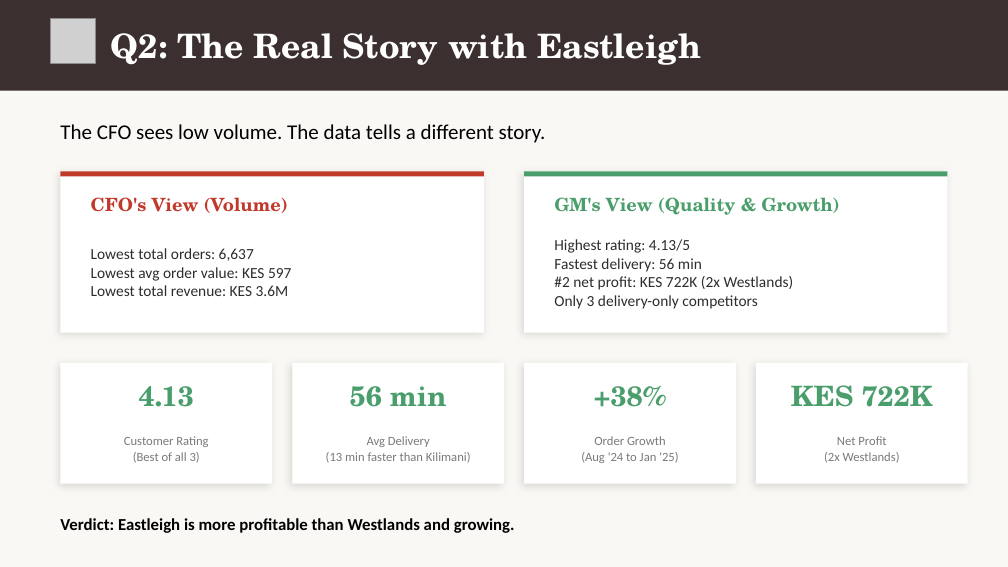
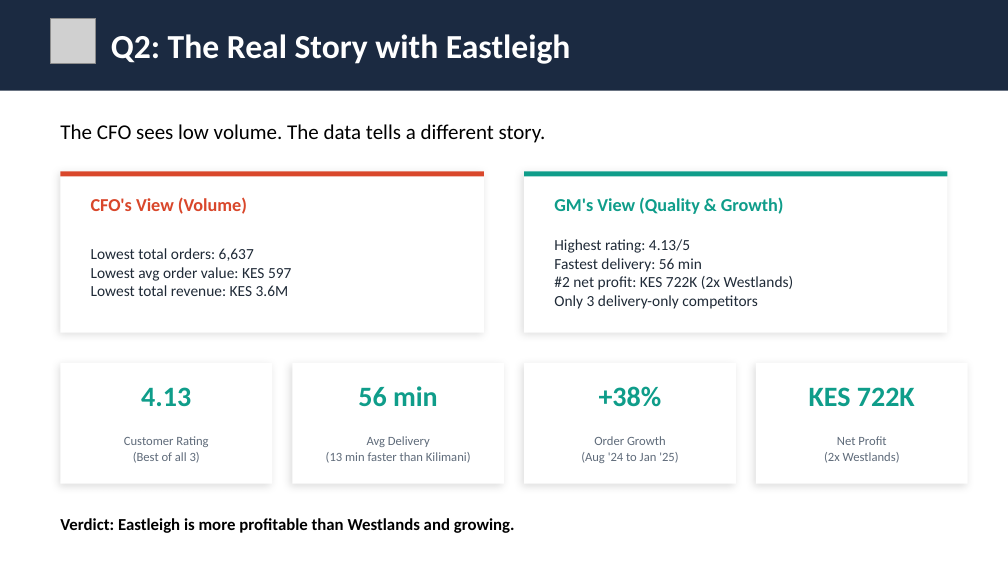
Before and after one commit to Diana-Injelwa/Quickbites-Case-Study, a slide deck: slide 5 of Quickbites Analysis.pptx. Drawn at 1008x567 pixels with LibreOffice and Linux fonts; fonts in the diff are those of the drawing; grey boxes stand for pictures. Boxes give left, top, right and bottom in pixels: in the first picture for what was removed or moved away, otherwise in the second. Text is boxed around its words. In the diff, an @@ line names an element or a change of style, - is before the commit and + after.

```diff
--- a/Quickbites Analysis.pptx
+++ b/Quickbites Analysis.pptx
@@ background #FAF8F5 to #FFFFFF @@
@@ rectangle at box(0, 0, 1008, 91): fill #3B2F2F to #1B2A41 @@
@@ text "Q2: The Real Story with ..." at box(111, 34, 571, 64): font TeX Gyre Schola to Calibri @@
@@ rectangle at box(60, 171, 484, 176): fill #C0392B to #D9472B @@
@@ rectangle at box(524, 171, 948, 176): fill #4A9E6B to #0F9D8A @@
@@ text "CFO's View (Volume)" at box(91, 197, 247, 214): font TeX Gyre Schola to Calibri, text colour #C0392B to #D9472B @@
@@ font TeX Gyre Schola to Calibri, text colour #4A9E6B to #0F9D8A in 5 elements at box(554, 197, 784, 214), box(141, 387, 191, 406), box(358, 386, 438, 407), box(599, 386, 662, 407), box(809, 387, 915, 406) @@
@@ text colour #7A7A7A to #5F6B7A in 4 elements at box(124, 436, 208, 463), box(326, 436, 471, 463), box(581, 436, 678, 463), box(824, 436, 900, 463) @@
```
Also in this commit, not shown: 9 other slides changed.
